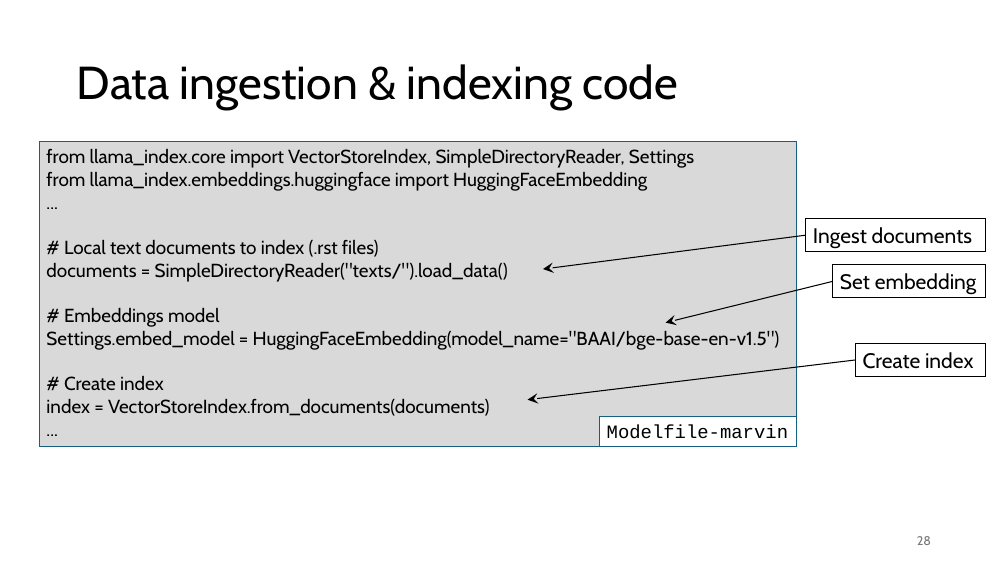
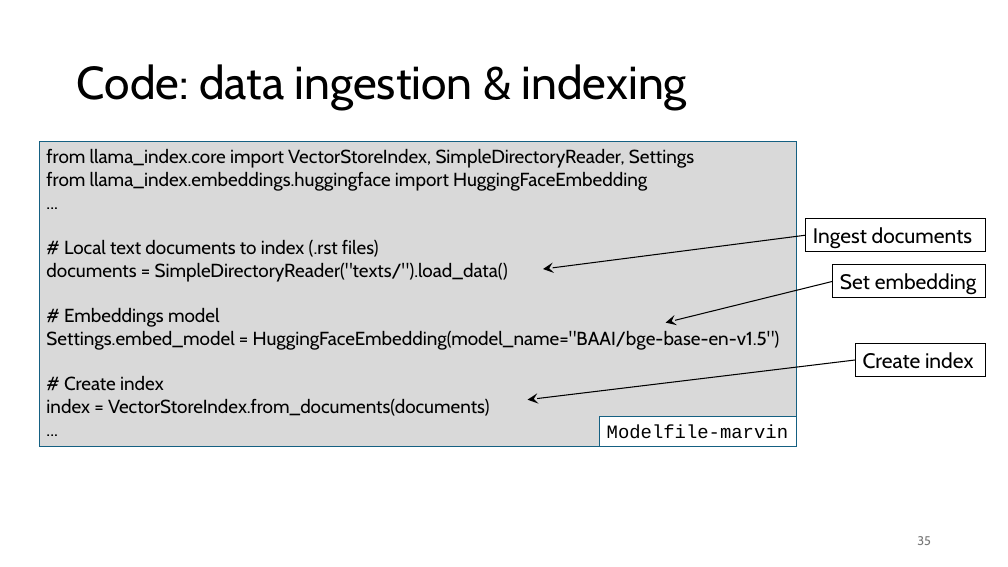
Before and after one commit to gjbex/Deploying-LLMs-locally, a slide deck: slide 35 of local_LLMs.pptx (slide 28 before the commit). Drawn at 1008x567 pixels with LibreOffice and Linux fonts; fonts in the diff are those of the drawing. Boxes give left, top, right and bottom in pixels: in the first picture for what was removed or moved away, otherwise in the second. Text is boxed around its words. In the diff, an @@ line names an element or a change of style, - is before the commit and + after.

```diff
--- a/local_LLMs.pptx
+++ b/local_LLMs.pptx
@@ title at bbox=[77, 64, 687, 110]: text changed @@
-Data ingestion & indexing code
+Code: data ingestion & indexing
@@ page number at bbox=[917, 536, 931, 545]: text changed @@
-28
+35
```
Also in this commit, not shown: 4 other slides changed, 13 slides added.
